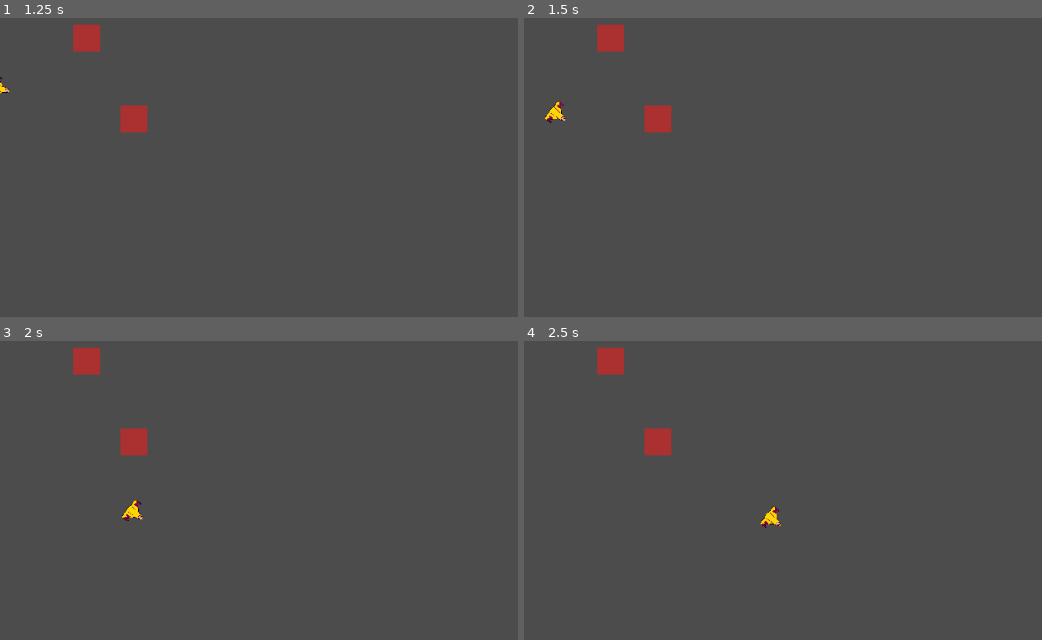
Above: before the commit, frames 1-4 (two rows, left to right).
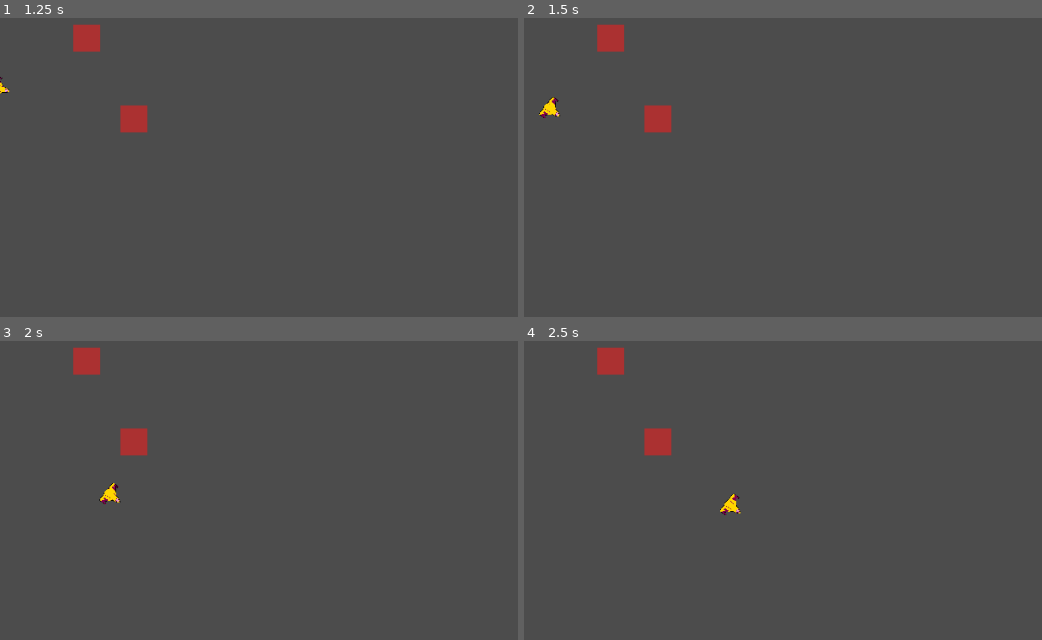
Above: after the commit, the same moments.

Repository: antonindevidal/Lunarium
Game: Godot game, scene res://source/Game.tscn
The game is run twice, just before and just after one commit, with the same random seed, the same clock (stepped at 60 frames per second) and the same inputs.
Inputs (mouse positions are in pixels of both pictures, inside the frame that each line leads up to):
- Up to frame 1 (1.25 s): tap Enter at 0.5 s; move the mouse to (outside the picture) at 0.52 s; click (outside the picture) at 0.6 s
- Up to frame 2 (1.5 s): tap Space at 1.25 s; move the mouse to (762, 269) at 1.27 s; click (762, 269) at 1.35 s
- Up to frame 3 (2 s): no input
- Up to frame 4 (2.5 s): move the mouse to (1005, 454) at 2.02 s; click (1005, 454) at 2.1 s

Frame 1 is identical in both runs. In frame 2, 0.2% of the frame differs, in the area x 2-9%, y 26-36%; in frame 3, 0.3%; in frame 4, 0.3%, in the area x 37-50%, y 51-63%.

Commit message:
Ajout gameover colisition planete

Diff:
--- a/source/source/Vaisseau/Vaisseau.gd
+++ b/source/source/Vaisseau/Vaisseau.gd
@@ -1,9 +1,9 @@
-extends StaticBody2D
+extends KinematicBody2D
 
 
 var is_moving = false;
 var velocity = Vector2.ZERO;
-var speed = 10;
+var speed = 500;
 var on_screen=true;
 
 # Called when the node enters the scene tree for the first time.
@@ -15,11 +15,13 @@
 		if Input.is_action_just_released("launch"):
 			launch(get_global_mouse_position())
 		if is_moving:
-			position = position + velocity
+			move_and_slide(velocity)
 		else:
 			look_at(get_global_mouse_position())
 		if not get_node("notifier").is_on_screen():
 			on_screen = false
+		for i in get_slide_count():
+			get_parent().get_parent().gameOver()
 func launch(dest):
 	velocity = (dest - position).normalized() * speed;
 	is_moving = true
--- a/source/source/Vaisseau/Vaisseau.tscn
+++ b/source/source/Vaisseau/Vaisseau.tscn
@@ -28,7 +28,7 @@
 "speed": 5.0
 } ]
 
-[node name="Vaisseau" type="StaticBody2D"]
+[node name="Vaisseau" type="KinematicBody2D"]
 script = ExtResource( 2 )
 
 [node name="CollisionShape2D" type="CollisionShape2D" parent="."]
